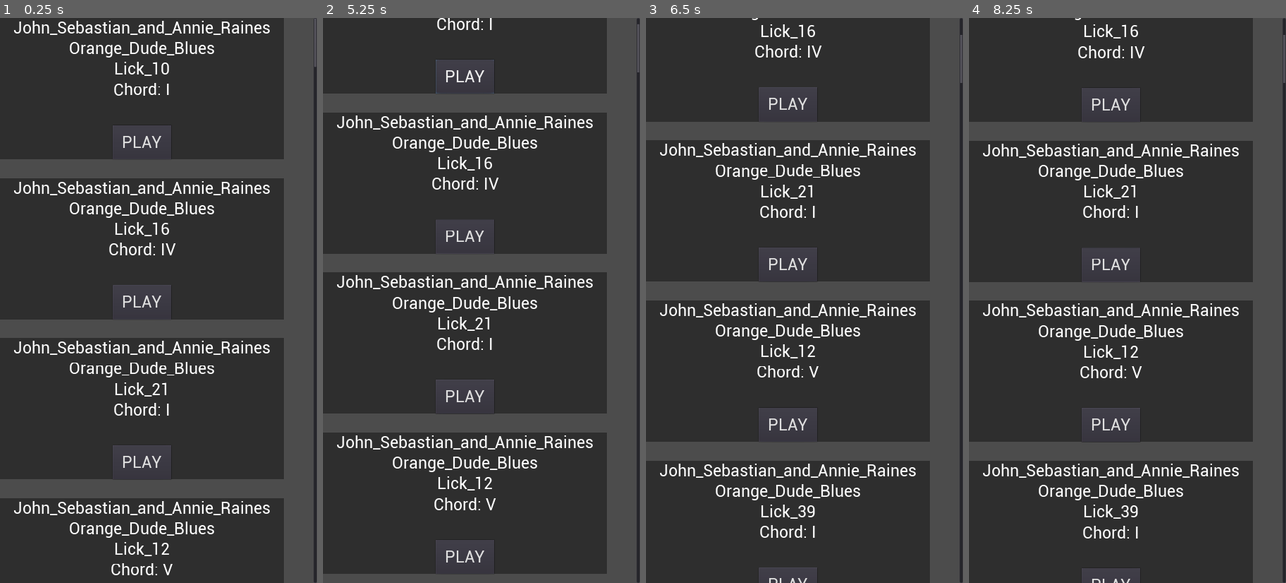
Above: before the commit, frames 1-4 (left to right).
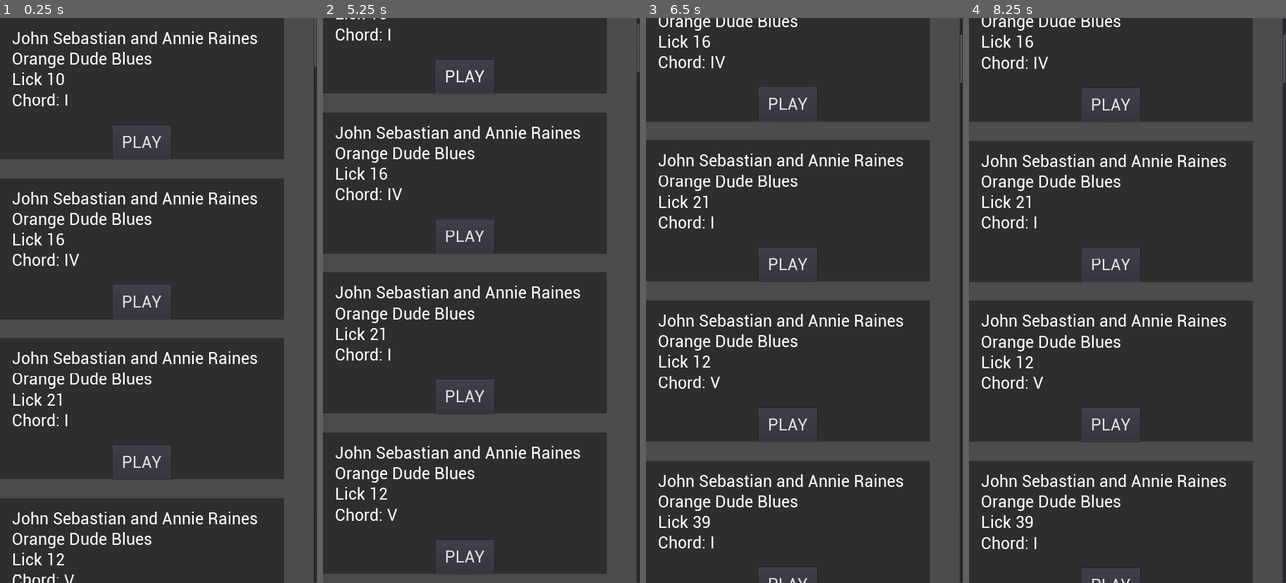
Above: after the commit, the same moments.

Repository: davifoox/harmonica-app
Game: Godot game, scene res://Main.tscn
Same seed, same stepped clock (60 frames per second), same inputs: the game is played once before the commit and once after it.
Inputs (mouse positions are in pixels of both pictures, inside the frame that each line leads up to):
- Up to frame 1 (0.25 s): no input
- Up to frame 2 (5.25 s): click "PLAY" at 0.5 s; click "PLAY" at 1.25 s; click "PLAY" at 2 s; tap Enter at 2.75, 4.25 s; move the mouse to (551, 272) at 2.77 s; click (551, 272) at 2.92 s; tap Space at 3.5, 5 s; drag from (418, 328) to (465, 413) at 3.52 s; move the mouse to (513, 176) at 4.27 s; click (513, 176) at 4.42 s; drag from (465, 413) to (386, 215) at 5.02 s
- Up to frame 3 (6.5 s): tap Enter at 5.75 s; move the mouse to (899, 385) at 5.77 s; click (899, 385) at 5.92 s
- Up to frame 4 (8.25 s): tap Space at 6.5 s; drag from (1032, 215) to (1079, 159) at 6.52 s; move the mouse to (1143, 300) at 7.27 s; click (1143, 300) at 7.42 s; drag from (1079, 159) to (1064, 328) at 8.02 s

The runs differ from the first frame. In frame 1, 10% of the frame differs, in the area x 4-86%, y 0-100%; in frame 2, 8.1%; in frame 3, 8.6%; in frame 4, 8.7%.

Commit message:
.

Diff:
--- a/licks/Lick.gd
+++ b/licks/Lick.gd
@@ -20,10 +20,10 @@
 
 	var string_array = current_string.rsplit("-", true, 3)
 
-	artist_name = string_array[0]
-	music_name = string_array[1]
-	lick_name = string_array[2]
-	chord_name = "Chord: " + string_array[3]
+	artist_name = string_array[0].replace("_"," ")
+	music_name = string_array[1].replace("_"," ")
+	lick_name = string_array[2].replace("_"," ")
+	chord_name = "Chord: " + string_array[3].replace("_"," ")
 
 func _ready() -> void:
 	button.connect("pressed", self, "_on_button_pressed")
--- a/licks/Lick.tscn
+++ b/licks/Lick.tscn
@@ -23,9 +23,11 @@
 
 [node name="Label" type="Label" parent="."]
 anchor_right = 1.0
-margin_bottom = 100.0
+margin_left = 40.0
+margin_top = 36.0
+margin_right = -32.0
+margin_bottom = 136.0
 text = "Lick Name"
-align = 1
 valign = 1
 
 [node name="AudioStreamPlayer" type="AudioStreamPlayer" parent="."]
